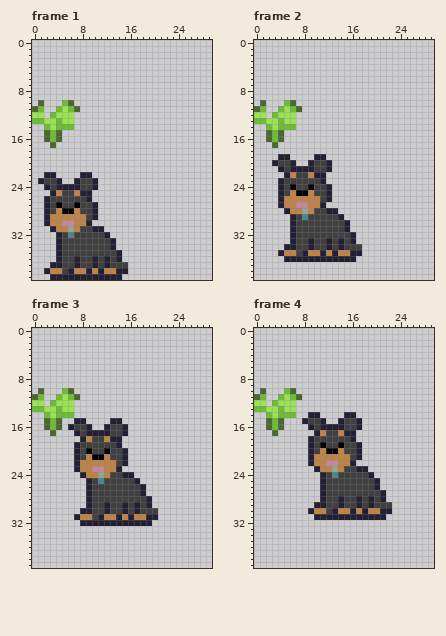
Edited in one commit: pixel-art file (Art/Aseprite Files/DogNipAnimation.aseprite). Above: the version before the commit.
192x108 pixels, 23 frames. Shown: frame 1, frame 2, frame 3, frame 4. The old version is drawn lined up with the new one, on the new canvas. The commit also changed other frames, which this record leaves out.
New version:
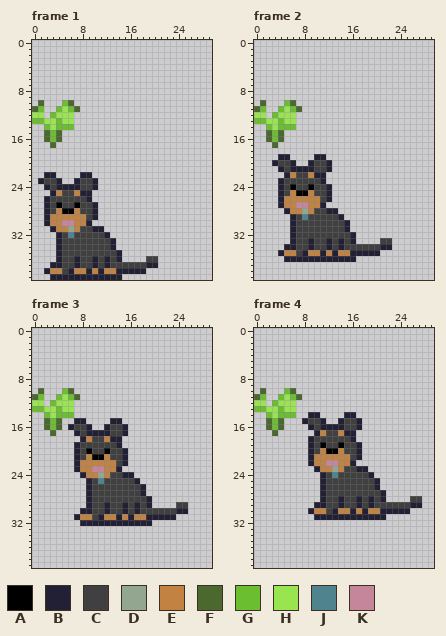
Palette (. is transparent): A #000000  B #222034  C #404040  D #92a690  E #c18242  F #4b692f  G #6abe30  H #99e550  J #4f848f  K #c5869c
The exact change:
canvas 192x108 -> 30x40, the old top-left corner now at -144,-32 (the part of the old canvas that was cut away was empty and is not shown)
--- frame 1
@@ x 14..22 @@
 35 B........
-36 B........
-37 CC.......
-38 BB.......
+36 B....CC..
+37 CCCCCBB..
+38 BBBBB....
 39 B........
--- frame 2
@@ x 16..24 @@
 32 B........
-33 B........
-34 CC.......
-35 BB.......
+33 B....CC..
+34 CCCCCBB..
+35 BBBBB....
 36 B........
--- frame 3
@@ x 19..27 @@
 28 B........
-29 B........
-30 CC.......
-31 BB.......
+29 B....CC..
+30 CCCCCBB..
+31 BBBBB....
 32 B........
--- frame 4
@@ x 21..29 @@
 27 B........
-28 B........
-29 CC.......
-30 BB.......
+28 B....CC..
+29 CCCCCBB..
+30 BBBBB....
 31 B........
Where, in picture pixels (left, top, right, bottom), the same in both pictures:
added: (128, 256, 158, 274)
added: (362, 238, 392, 256)
added: (158, 502, 188, 520)
added: (392, 496, 422, 514)
